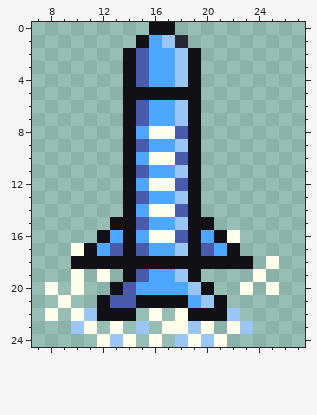
Edited in one commit: pixel-art sprite (GMTKGameJam2023/Assets/Vehicles/Sprites/Icons/FreezeMissileIcon.png). That is the earlier state.
The file is 35x25 pixels. Shown: x 7..27, y 0..24.
After the commit:
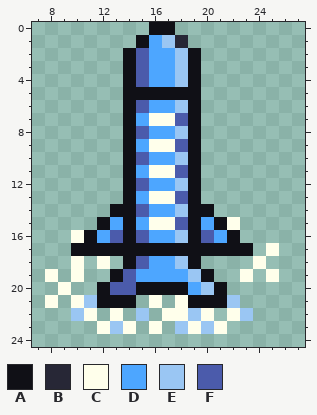
Palette (. is transparent): A #101016  B #272736  C #ffffeb  D #4da6ff  E #9ac6f3  F #4b5bab
Diff:
Changed rows in their new state; - is an unchanged pixel.
first column x 8:
 7 -------DCCF-------
 8 -------FDDE-------
 9 -------DCCF-------
10 -------FDDE-------
11 -------DCCF-------
12 -------FDDE-------
13 -------DCCF-------
14 -----A-FDDE-A-----
15 ----AD-DCCF-DAC---
16 --CADF-FDDE-FDA---
17 --A-AA-AAAA-AA-A-C
18 --C.C.-FDDE-....C.
19 C---.AFD--DEA--C.C
20 .C.-AF-AAAADEA-.-.
21 C.CE-AA.C.CAA-E---
22 .-EC.C.E.C-EC.CE--
23 --..CEC.C.ECEC..--
24 ----...-.-....----
